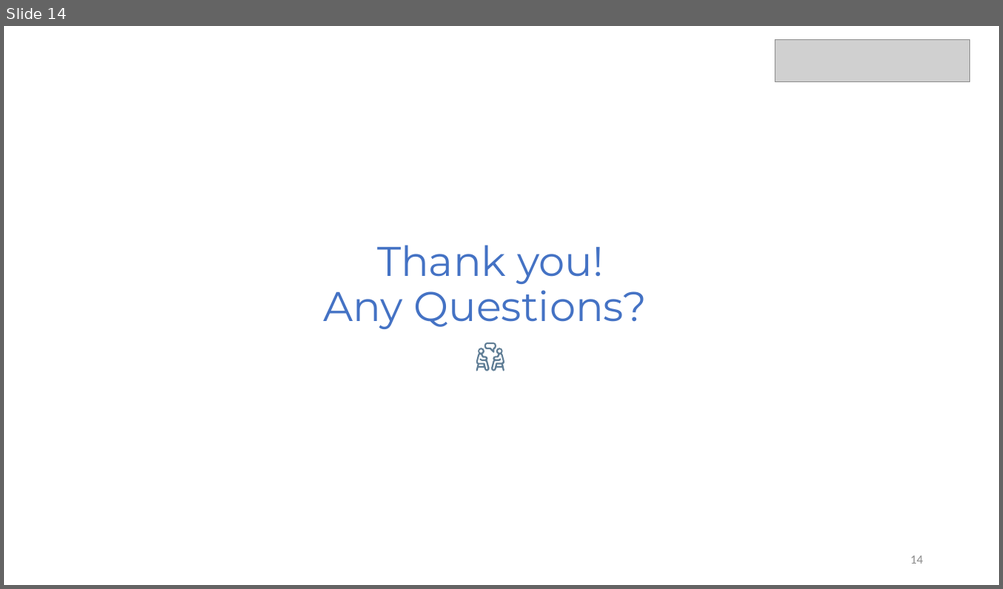
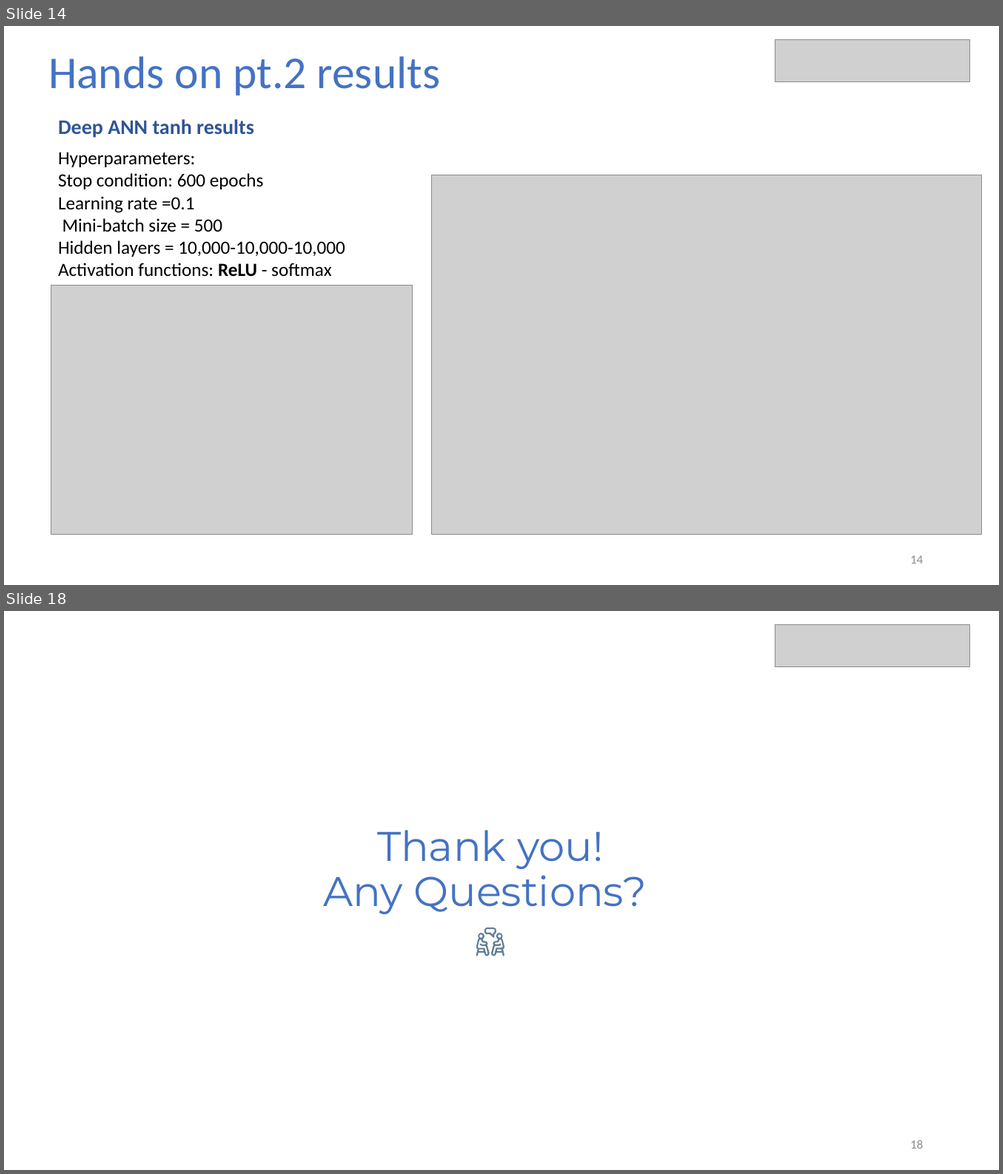
Before and after one commit to aserena7/Artificial-Neural-Networks---Parthenope-Univeristy-, a slide deck: ANN_Parthenope_19052023.pptx. Shown one above the other, each under a label of ours: slide 14 before the commit, slides 14 and 18 after it; the slides between them are not shown. The pictures are 1003x589 and 1003x1174 pixels, drawn with LibreOffice and Linux fonts; fonts in the diff are those of the drawing; grey boxes stand for pictures. Boxes give left, top, right and bottom in pixels: in the first picture for what was removed or moved away, otherwise in the second. Text is boxed around its words. In the diff, an @@ line names an element or a change of style, - is before the commit and + after.

```diff
--- a/ANN_Parthenope_19052023.pptx
+++ b/ANN_Parthenope_19052023.pptx
@@ slide 14 added at bbox=[4, 26, 999, 585], background #FFFFFF @@
@@ picture added at bbox=[776, 39, 970, 82] @@
@@ text added at bbox=[48, 56, 441, 96], 44 pt, text #4472C4 @@
+Hands on pt.2 results
@@ text added at bbox=[58, 119, 254, 138], 20 pt, text #2F5597, bold @@
+Deep ANN tanh results
@@ text added at bbox=[58, 152, 345, 277], 18 pt, text #000000 @@
+Hyperparameters:
+Stop condition: 600 epochs
+Learning rate =0.1
+Mini-batch size = 500
+Hidden layers = 10,000-10,000-10,000
+Activation functions: ReLU - softmax
@@ picture added at bbox=[432, 175, 982, 535] @@
@@ picture added at bbox=[51, 285, 413, 535] @@
@@ page number added at bbox=[910, 556, 922, 564], 12 pt, text #8C8C8C @@
+14
@@ what was slide 14 is now slide 18 @@
@@ page number at bbox=[910, 1140, 922, 1149]: text changed @@
-14
+18
```
Also in this commit, not shown: 7 slides changed, 4 other slides added, 1 slide removed.
